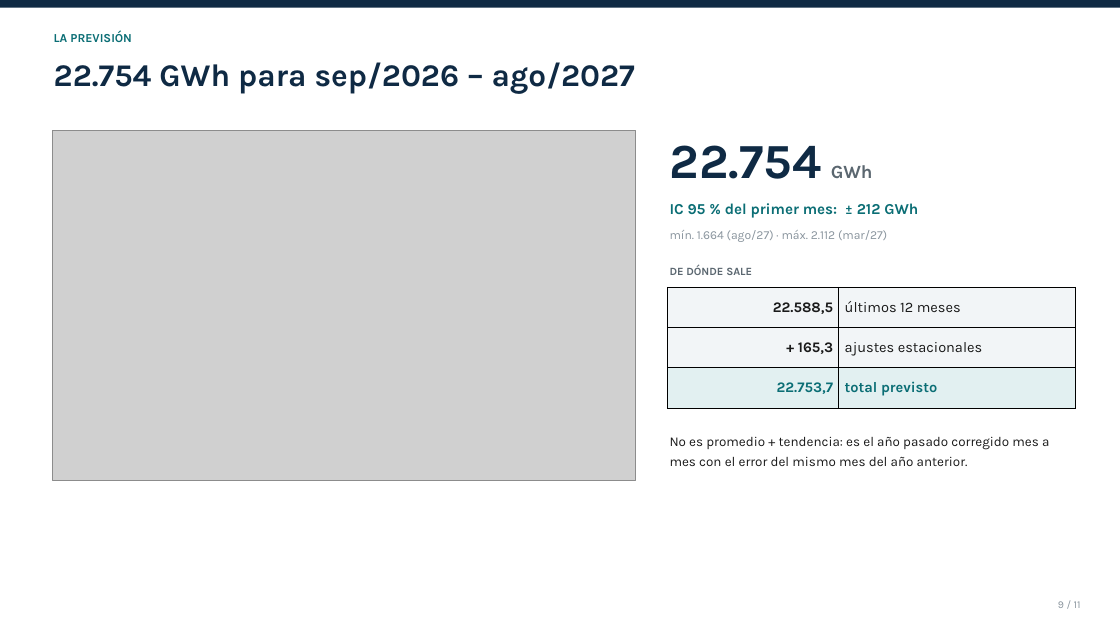
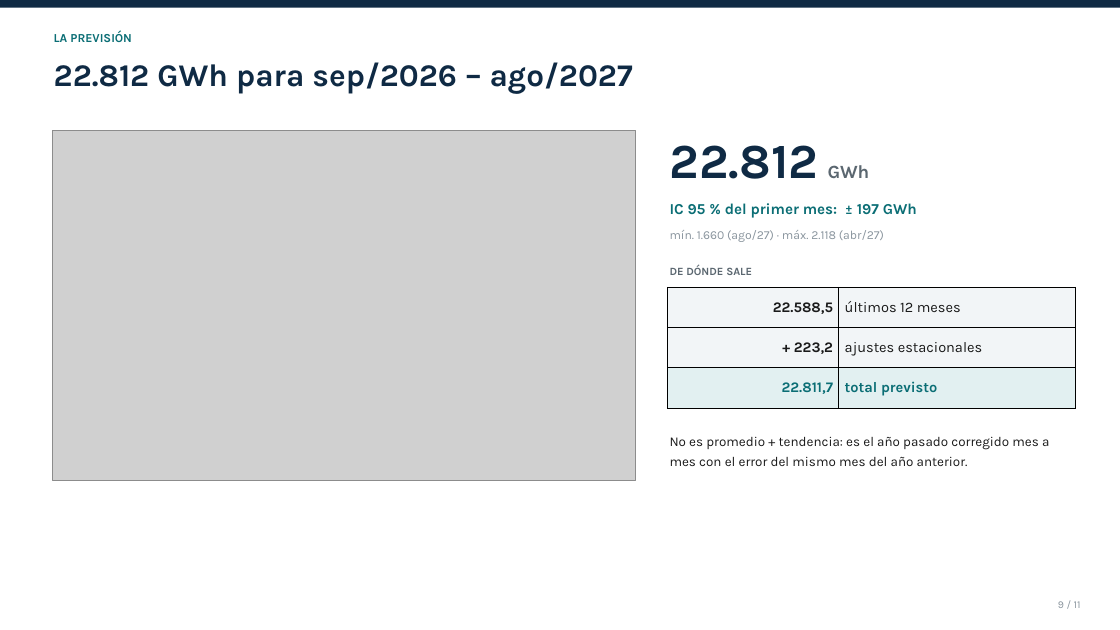
Before and after one commit to Yennzygame/Light_SESA_IND2616, a slide deck: slide 9 of 5_estudio/SLIDES_10MIN.pptx. Drawn at 1120x630 pixels with LibreOffice and Linux fonts; fonts in the diff are those of the drawing; grey boxes stand for pictures. Boxes give left, top, right and bottom in pixels: in the first picture for what was removed or moved away, otherwise in the second. Text is boxed around its words. In the diff, an @@ line names an element or a change of style, - is before the commit and + after.

```diff
--- a/5_estudio/SLIDES_10MIN.pptx
+++ b/5_estudio/SLIDES_10MIN.pptx
@@ text at <box>54,62,633,94</box>: text changed @@
-22.754 GWh para sep/2026 – ago/2027
+22.812 GWh para sep/2026 – ago/2027
@@ text at <box>670,145,870,179</box>: text changed @@
-22.754 GWh
+22.812 GWh
@@ text at <box>670,203,917,218</box>: text changed @@
-IC 95 % del primer mes: ± 212 GWh
+IC 95 % del primer mes: ± 197 GWh
@@ text at <box>670,230,884,242</box>: text changed @@
-mín. 1.664 (ago/27) · máx. 2.112 (mar/27)
+mín. 1.660 (ago/27) · máx. 2.118 (abr/27)
@@ table at <box>668,287,1075,408</box> @@
-row 2, column 1: + 165,3
+row 2, column 1: + 223,2
-row 3, column 1: 22.753,7
+row 3, column 1: 22.811,7
```
Also in this commit, not shown: 7 other slides changed, 3 other files.
